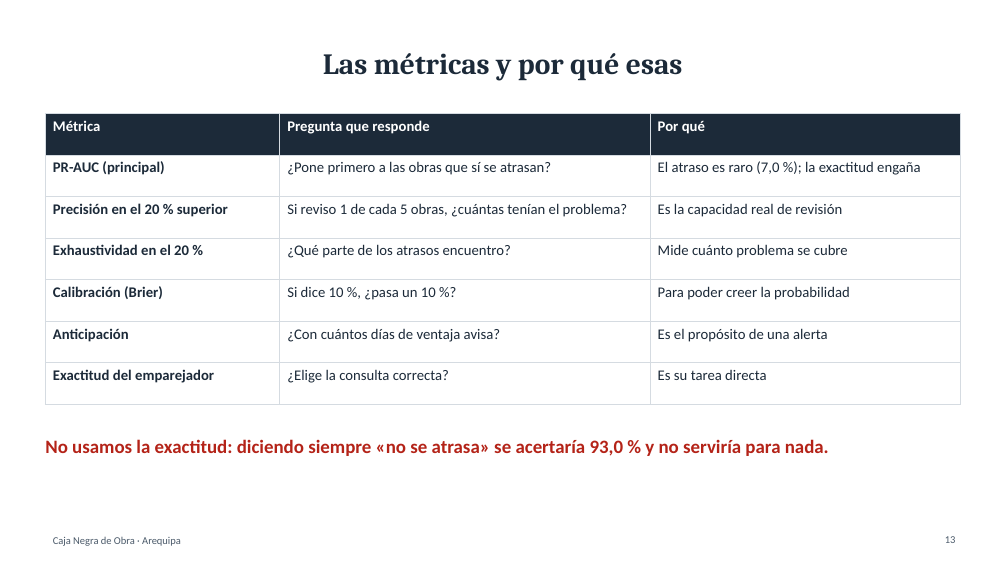
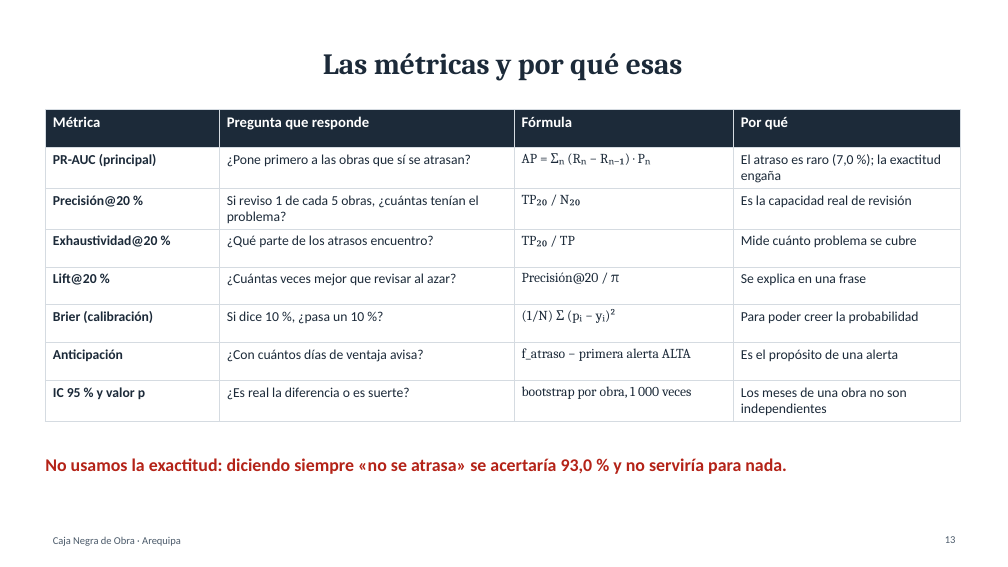
Before and after one commit to OwerLopez/caja-negra-obras, a slide deck: slide 13 of diapositivas/Caja_Negra_de_Obra.pptx. Drawn at 1008x567 pixels with LibreOffice and Linux fonts; fonts in the diff are those of the drawing. Boxes give left, top, right and bottom in pixels: in the first picture for what was removed or moved away, otherwise in the second. Text is boxed around its words. In the diff, an @@ line names an element or a change of style, - is before the commit and + after.

```diff
--- a/diapositivas/Caja_Negra_de_Obra.pptx
+++ b/diapositivas/Caja_Negra_de_Obra.pptx
@@ table at bbox=[45, 110, 960, 420] @@
-Métrica | Pregunta que responde | Por qué
-PR-AUC (principal) | ¿Pone primero a las obras que sí se atrasan? | El atraso es raro (7,0 %); la exactitud engaña
-Precisión en el 20 % superior | Si reviso 1 de cada 5 obras, ¿cuántas tenían el problema? | Es la capacidad real de revisión
-Exhaustividad en el 20 % | ¿Qué parte de los atrasos encuentro? | Mide cuánto problema se cubre
-Calibración (Brier) | Si dice 10 %, ¿pasa un 10 %? | Para poder creer la probabilidad
-Anticipación | ¿Con cuántos días de ventaja avisa? | Es el propósito de una alerta
-Exactitud del emparejador | ¿Elige la consulta correcta? | Es su tarea directa
+Métrica | Pregunta que responde | Fórmula | Por qué
+PR-AUC (principal) | ¿Pone primero a las obras que sí se atrasan? | AP = Σₙ (Rₙ − Rₙ₋₁) · Pₙ | El atraso es raro (7,0 %); la exactitud engaña
+Precisión@20 % | Si reviso 1 de cada 5 obras, ¿cuántas tenían el problema? | TP₂₀ / N₂₀ | Es la capacidad real de revisión
+Exhaustividad@20 % | ¿Qué parte de los atrasos encuentro? | TP₂₀ / TP | Mide cuánto problema se cubre
+Lift@20 % | ¿Cuántas veces mejor que revisar al azar? | Precisión@20 / π | Se explica en una frase
+Brier (calibración) | Si dice 10 %, ¿pasa un 10 %? | (1/N) Σ (pᵢ − yᵢ)² | Para poder creer la probabilidad
+Anticipación | ¿Con cuántos días de ventaja avisa? | f_atraso − primera alerta ALTA | Es el propósito de una alerta
+IC 95 % y valor p | ¿Es real la diferencia o es suerte? | bootstrap por obra, 1 000 veces | Los meses de una obra no son independientes
@@ text "No usamos la exactitud: diciendo ...": place and size @@
-text "No usamos la exactitud: diciendo ..." at bbox=[45, 439, 829, 456]
+text "No usamos la exactitud: diciendo ..." at bbox=[45, 458, 787, 474]
@@ text "No usamos la exactitud: diciendo ..." at bbox=[45, 458, 787, 474]: size 18 to 17 pt @@
```
Also in this commit, not shown: 13 other slides changed, 5 slides added, 6 other files.
